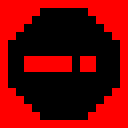
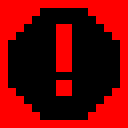
Layers edited between the first and the second w=128, h=128 image:
painted on "Background" over [24, 24, 96, 96]
